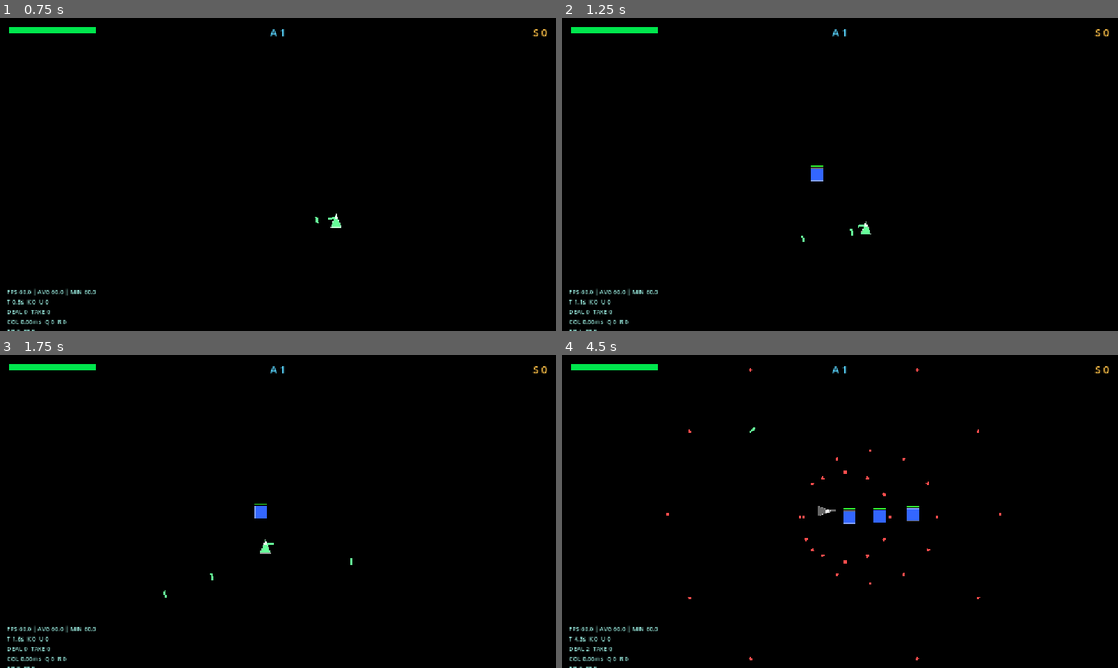
Above: before the commit, frames 1-4 (two rows, left to right).
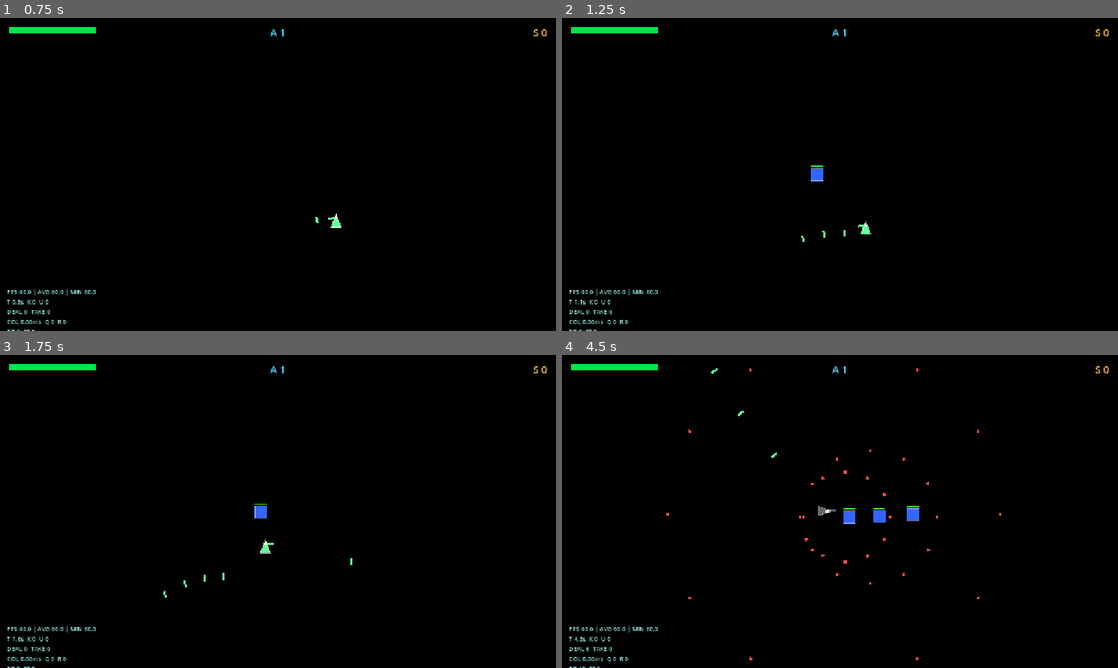
Above: after the commit, the same moments.

Repository: woodmurderedhat/bullet-hell
Game: Godot game, scene res://tools/AutomatedPlaytest.tscn
Same seed, same stepped clock (60 frames per second), same inputs: the game is played once before the commit and once after it. This scene is started directly instead of the project's main scene.
Inputs (mouse positions are in pixels of both pictures, inside the frame that each line leads up to):
- Up to frame 1 (0.75 s): tap Enter at 0.5 s; move the mouse to (250, 237) at 0.52 s; hold W (move_up) from 0.53 s (still down); hold Space (fire) from 0.53 s (still down)
- Up to frame 2 (1.25 s): keep holding W (move_up); keep holding Space (fire)
- Up to frame 3 (1.75 s): keep holding W (move_up); move the mouse to (444, 558) at 1.27 s; release Space (fire) at 1.28 s; tap Space (fire) at 1.35 s
- Up to frame 4 (4.5 s): move the mouse to (673, 464) at 2.02 s; release W (move_up) at 2.03 s; press the mouse at (673, 464) at 2.03 s; hold A (move_left) 2.03-3.53 s; tap Space (fire) at 2.3, 2.85 s; move the mouse to (867, 511) at 2.77 s; release the mouse at (867, 511) at 2.78 s; move the mouse to (756, 433) at 3.52 s; hold S (move_down) 3.53-4.28 s; hold Space (fire) 3.53-4.28 s; move the mouse to (962, 495) at 4.27 s; hold D (move_right) from 4.28 s (still down); click (962, 495) at 4.35 s

Frame 1 is identical in both runs. In frame 2, less than 0.1% of the frame differs, in the area x 3-55%, y 66-100%; in frame 3, less than 0.1%; in frame 4, less than 0.1%, in the area x 3-59%, y 4-100%.

Commit message:
feat: Increase player fire rate and bullet damage for enhanced combat effectiveness

Diff:
--- a/polychrome-void/polychrome-void/player/Player.gd
+++ b/polychrome-void/polychrome-void/player/Player.gd
@@ -11,8 +11,8 @@
 	var current_hp: float    = 10.0
 	## Base values — used as input to ModifierComponent.get_stat().
 	var speed: float         = 110.0
-	var fire_rate: float     = 2.0    ## Bullets per second.
-	var bullet_damage: float = 2.0
+	var fire_rate: float     = 5.0    ## Bullets per second.
+	var bullet_damage: float = 5.0
 	var bullet_speed: float  = 360.0
 
 ## Triangle visual half-size.
Not shown, changed: web/index.pck
